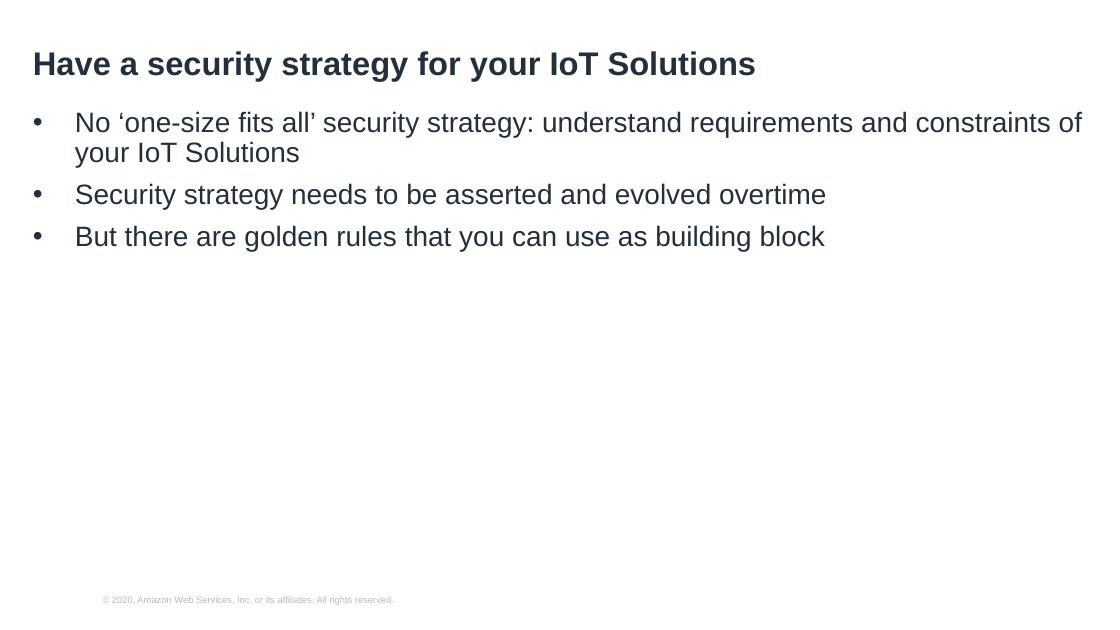
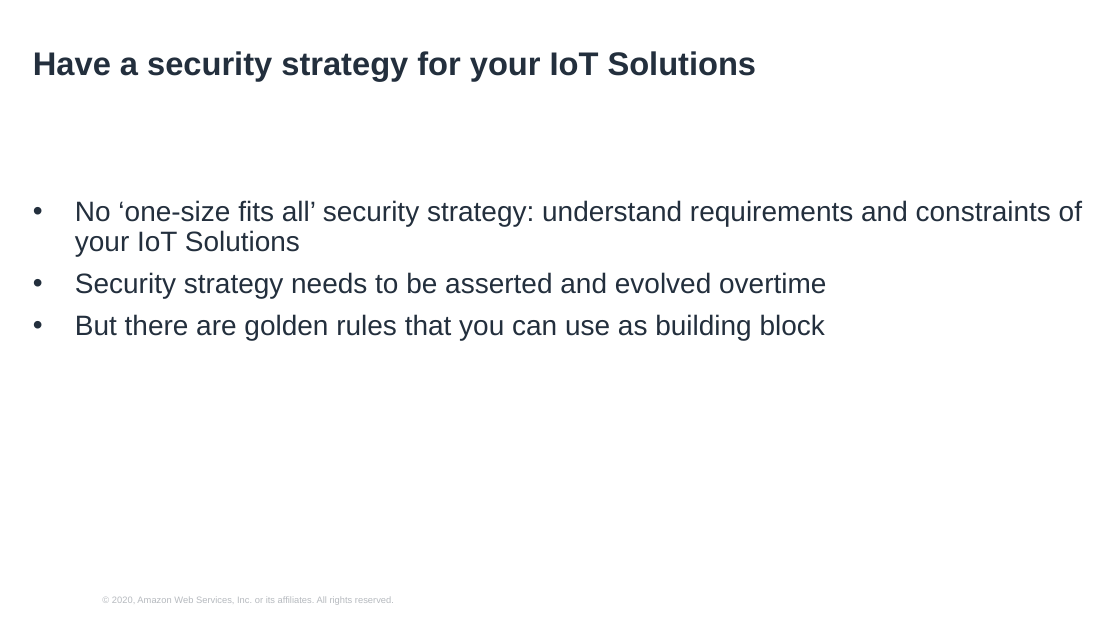
Before and after one commit to hongpham/Workshop-Protect-your-IoT-fleet, a slide deck: slide 7 of Protect your IoT fleet presentation.pptx (slide 8 before the commit). Drawn at 1120x630 pixels with LibreOffice and Linux fonts; fonts in the diff are those of the drawing; background and template pictures are left out. Boxes give left, top, right and bottom in pixels: in the first picture for what was removed or moved away, otherwise in the second. Text is boxed around its words. In the diff, an @@ line names an element or a change of style, - is before the commit and + after.

```diff
--- a/Protect your IoT fleet presentation.pptx
+++ b/Protect your IoT fleet presentation.pptx
@@ text "No ‘one-size fits all’ security ...": place and size @@
-text "No ‘one-size fits all’ security ..." at (75,111,1082,251)
+text "No ‘one-size fits all’ security ..." at (75,200,1082,340)
```
Also in this commit, not shown: 5 other slides changed, 10 slides removed, 1 other file.
